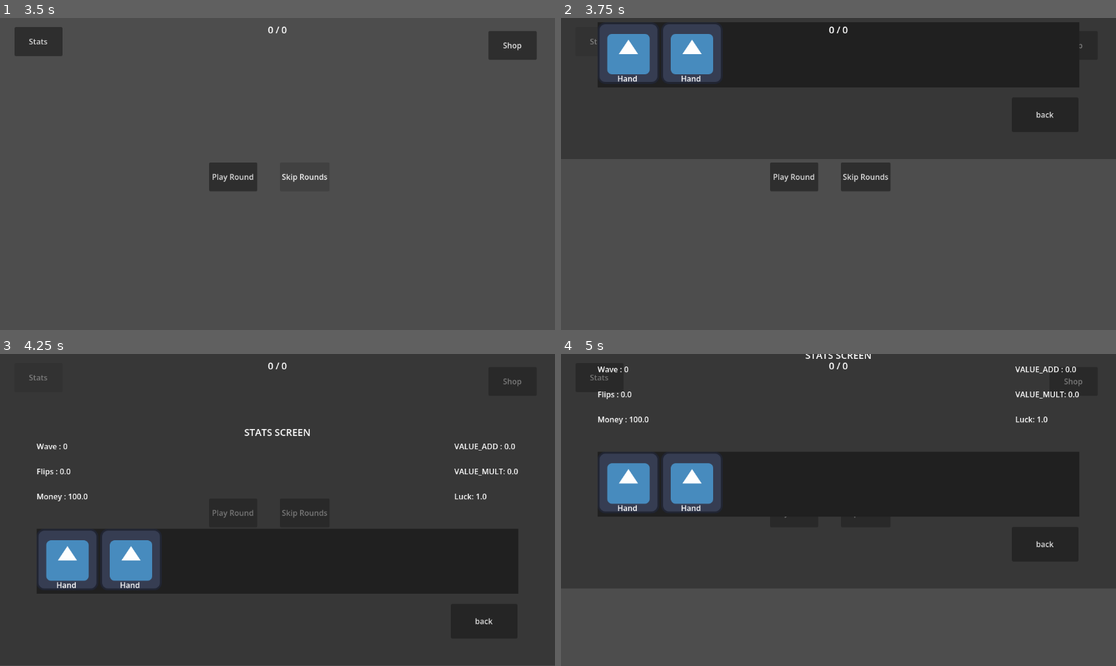
Above: before the commit, frames 1-4 (two rows, left to right).
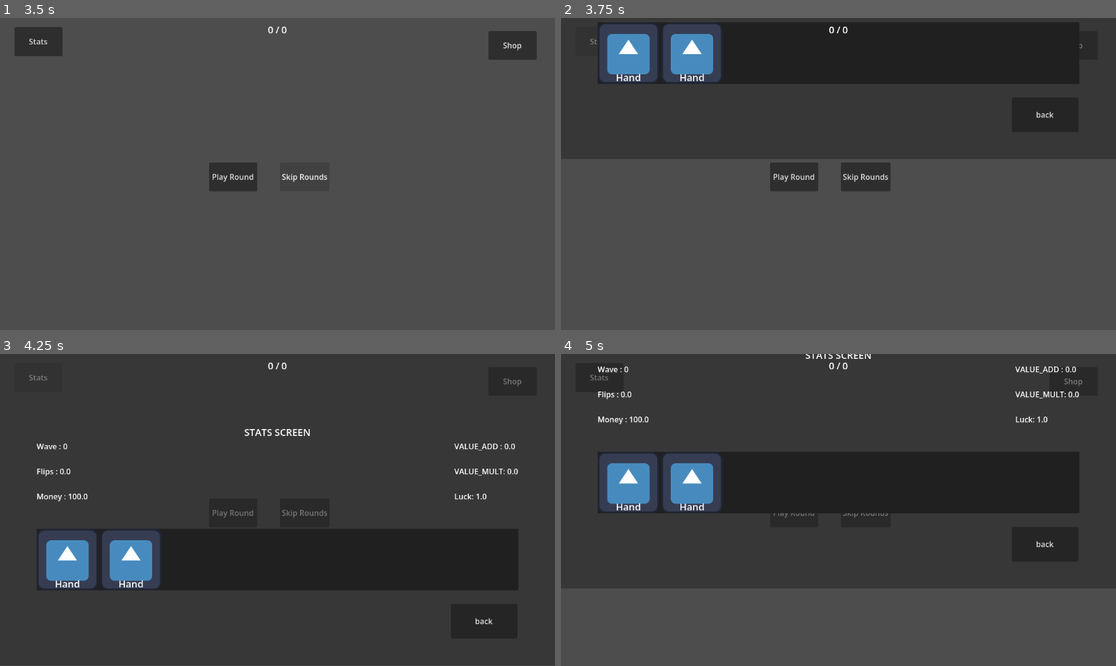
Above: after the commit, the same moments.

Repository: iceknith/Organ-Gambler-Full
Game: Godot game, scene res://src/game_scenes/main/main.tscn
Same seed, same stepped clock (60 frames per second), same inputs: the game is played once before the commit and once after it. The engine's default icon, where the game draws it, is replaced by a stand-in: a white triangle on a blue panel in a dark square.
Inputs (mouse positions are in pixels of both pictures, inside the frame that each line leads up to):
- Up to frame 1 (3.5 s): click "Play Round" at 0.5 s; click "Play Round" at 1.25 s; click "Skip Rounds" at 2 s; click "Skip Rounds" at 2.75 s
- Up to frame 2 (3.75 s): click "Stats" at 3.5 s
- Up to frame 3 (4.25 s): no input
- Up to frame 4 (5 s): tap Enter (ui_accept) at 4.25, 4.52 s; move the mouse to (960, 494) at 4.27 s; hold D from 4.28 s (still down); hold Shift from 4.28 s (still down); click (960, 494) at 4.42 s

Frame 1 is identical in both runs. In frame 2, 0.1% of the frame differs, in the area x 10-26%, y 17-21%; in frame 3, 0.1%; in frame 4, 0.2%, in the area x 10-59%, y 47-53%.

Commit message:
display issue fix

Diff:
--- a/src/game_scenes/shop/shop_items/shop_item_coin.gd
+++ b/src/game_scenes/shop/shop_items/shop_item_coin.gd
@@ -39,6 +39,7 @@
 		printerr("Inventaire de coin plein")
 
 func bought():
+	$Button.get_child(0).text= ""
 	super.bought()
 	#ajout du coin à l'inventaire
 	Player.add_coin(coin)
--- a/src/game_scenes/shop/shop_items/shop_item_organ.gd
+++ b/src/game_scenes/shop/shop_items/shop_item_organ.gd
@@ -29,6 +29,7 @@
 	$Button.tooltip_text = "{0}\n{1}\n{2}".format([tooltip1, tooltip2, tooltip3])
 
 func bought():
+	$Button.get_child(0).text= ""
 	super.bought()
 	#ajout de l'organe à l'inventaire
 	Player.add_organ(organ)
--- a/src/game_scenes/stats/stats.tscn
+++ b/src/game_scenes/stats/stats.tscn
@@ -73,15 +73,15 @@
 layout_mode = 2
 size_flags_vertical = 3
 
-[node name="ColorRect" type="ColorRect" parent="VBoxContainer/ScrollContainer" unique_id=806536200]
+[node name="MarginContainer" type="MarginContainer" parent="VBoxContainer/ScrollContainer" unique_id=1797917767]
+layout_mode = 2
+size_flags_horizontal = 3
+
+[node name="ColorRect" type="ColorRect" parent="VBoxContainer/ScrollContainer/MarginContainer" unique_id=806536200]
 layout_mode = 2
 size_flags_horizontal = 3
 size_flags_vertical = 3
 color = Color(0.12591085, 0.12591085, 0.12591082, 1)
-
-[node name="MarginContainer" type="MarginContainer" parent="VBoxContainer/ScrollContainer" unique_id=1797917767]
-layout_mode = 2
-size_flags_horizontal = 3
 
 [node name="OrgansContainer" type="GridContainer" parent="VBoxContainer/ScrollContainer/MarginContainer" unique_id=639495112]
 layout_mode = 2
@@ -105,6 +105,7 @@
 offset_right = 23.5
 grow_horizontal = 2
 grow_vertical = 0
+theme_override_font_sizes/font_size = 20
 text = "HAND"
 
 [node name="Back" type="Button" parent="." unique_id=1706379004]
